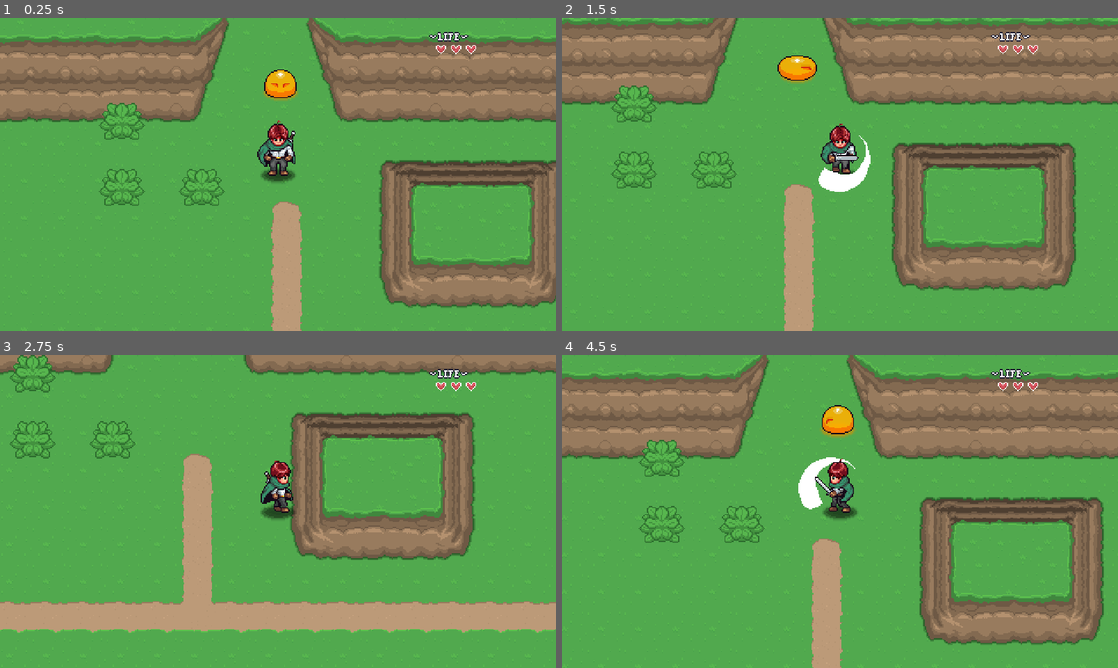
Above: before the commit, frames 1-4 (two rows, left to right).
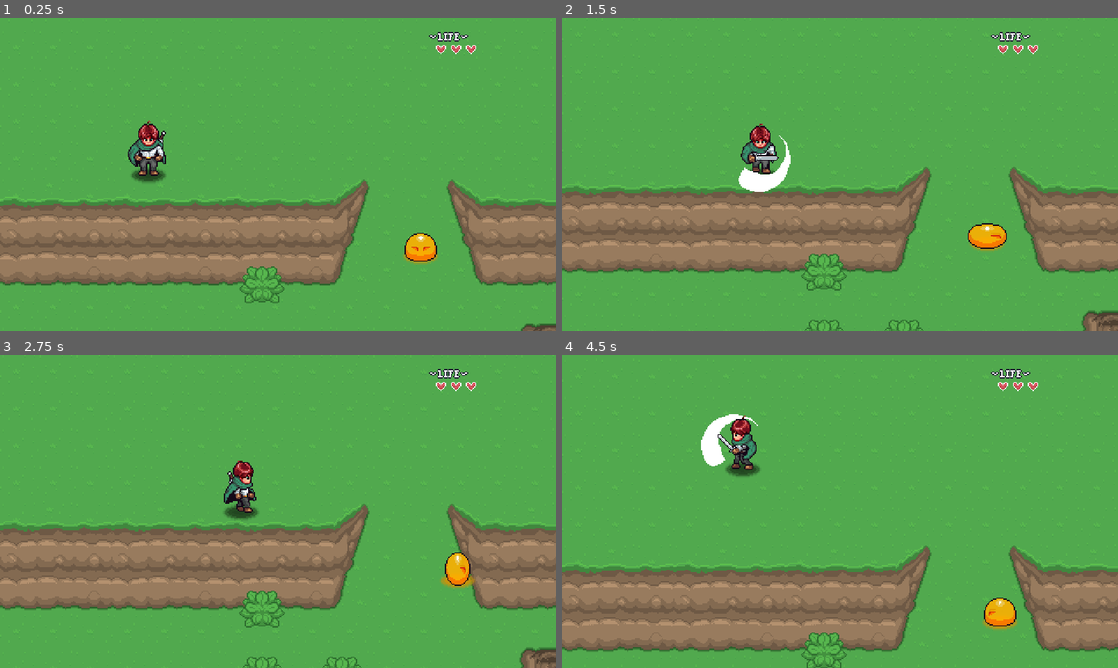
Above: after the commit, the same moments.

Repository: MansonPlus/AARPG
Game: Godot game, scene res://playground.tscn
Two runs of this game, one before a commit and one after it. Both use one fixed random seed, a clock stepped at 60 frames per second and the inputs below.
Inputs:
- Up to frame 1 (0.25 s): no input
- Up to frame 2 (1.5 s): hold Right (right) 0.53-1.28 s; hold Z (attack) 0.53-1.28 s; hold Down (down) from 1.28 s (still down); tap Z (attack) at 1.35 s
- Up to frame 3 (2.75 s): release Down (down) at 2.03 s; hold Right (right) from 2.03 s (still down); hold Z (attack) from 2.03 s (still down)
- Up to frame 4 (4.5 s): release Right (right) at 2.78 s; release Z (attack) at 2.78 s; hold Up (up) 2.78-3.53 s; tap Z (attack) at 2.85, 4.35 s; hold Z (attack) 3.53-4.28 s; hold Left (left) from 3.53 s (still down)

The runs differ from the first frame. In frame 1, 53% of the frame differs, in the area x 0-100%, y 0-100%; in frame 2, 53%; in frame 3, 44%; in frame 4, 53%.

Commit message:
Add player spawn point

Diff:
--- a/00_Globals/global_player_manager.gd
+++ b/00_Globals/global_player_manager.gd
@@ -1,3 +1,26 @@
 extends Node
 
+const PLAYER = preload("res://Player/player.tscn")
+
 var player: Player
+var player_spawned: bool = false
+
+func _ready():
+	add_player_instance()
+	await get_tree().create_timer(0.2).timeout
+	player_spawned = true
+
+func add_player_instance() -> void:
+	player = PLAYER.instantiate()
+	add_child(player)
+
+func set_player_position(_new_pos: Vector2) -> void:
+	player.global_position = _new_pos
+
+func set_as_parent(_p: Node2D) -> void:
+	if player.get_parent():
+		player.get_parent().remove_child(player)
+	_p.add_child(player)
+
+func uparent_player(_p: Node2D) -> void:
+	_p.remove_child(player)
--- a/playground.tscn
+++ b/playground.tscn
@@ -1,15 +1,14 @@
-[gd_scene load_steps=5 format=3 uid="uid://dt8gp2psxtf1s"]
+[gd_scene load_steps=6 format=3 uid="uid://dt8gp2psxtf1s"]
 
-[ext_resource type="PackedScene" uid="uid://cm4v2vsxmhwju" path="res://Player/player.tscn" id="1_mb0xi"]
+[ext_resource type="Script" path="res://Levels/Scripts/level.gd" id="1_emmw3"]
 [ext_resource type="PackedScene" uid="uid://b3fob3ruhnrtx" path="res://Tile Maps/grass-01.tscn" id="2_sccd2"]
 [ext_resource type="PackedScene" uid="uid://cqyrgyvied0sc" path="res://Props/Plants/plant.tscn" id="3_ip3il"]
 [ext_resource type="PackedScene" uid="uid://bqds26x61bi5o" path="res://Enemies/Slime/slime.tscn" id="4_a8sqf"]
+[ext_resource type="PackedScene" uid="uid://chljq15nkjndj" path="res://Levels/player_spawn.tscn" id="4_yvgg8"]
 
 [node name="Playground" type="Node2D"]
 y_sort_enabled = true
-
-[node name="Player" parent="." instance=ExtResource("1_mb0xi")]
-position = Vector2(233, 141)
+script = ExtResource("1_emmw3")
 
 [node name="Grass-01" parent="." instance=ExtResource("2_sccd2")]
 layer_0/tile_data = PackedInt32Array(0, 196608, 4, 65536, 196608, 5, 131072, 196608, 6, 196608, 0, 0, 262144, 0, 0, 327 …(7426 unchanged characters)…
@@ -25,3 +24,6 @@
 
 [node name="Slime" parent="." instance=ExtResource("4_a8sqf")]
 position = Vector2(235, 70)
+
+[node name="PlayerSpawn" parent="." instance=ExtResource("4_yvgg8")]
+position = Vector2(242, 201)
--- a/project.godot
+++ b/project.godot
@@ -18,8 +18,8 @@
 [autoload]
 
 LevelManager="*res://00_Globals/GlobalLevelManager.gd"
+PlayerHud="*res://GUI/player_hud/player_hud.tscn"
 PlayerManager="*res://00_Globals/global_player_manager.gd"
-PlayerHud="*res://GUI/player_hud/player_hud.tscn"
 
 [display]
 
